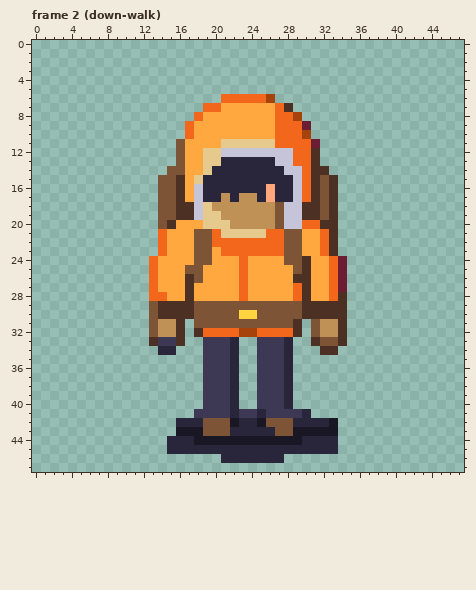
Two versions of one pixel-art file, art/companion-48/review-place/work/pawn-aseprite/pawn.aseprite. Above, as it was before the edit.
48x48 pixels, 28 frames. Shown: frame 2 (down-walk). The commit also changed other frames, which this record leaves out.
The result:
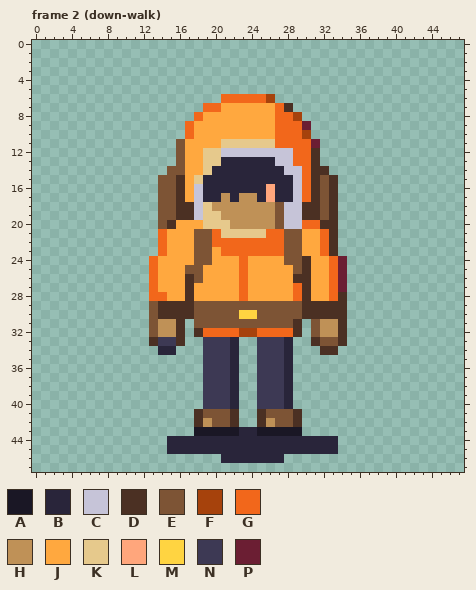
Palette (. is transparent): A #1a1725  B #29253a  C #c6c4d8  D #4b3023  E #7d5435  F #a6420c  G #f2671b  H #bf9157  J #ffa83f  K #e6c98c  L #ffa67c  M #ffd441  N #3d3954  P #6b1e33
Edits made:
--- frame 2 (down-walk)
@@ x 14..35 @@
 40 .....NNNB..NNNB.......
-41 ....NNNNBNNBNNNNB.....
-42 ..BBBEEEABBAEEEBBBBA..
-43 ..AAAEEEBBBBBEEAAAAA..
-44 .BBBAAAAAAAAAAAABBBB..
+41 ....DEEED..DEEED......
+42 ....DHEED..DHEED......
+43 ....AAAAABBAAAAA......
+44 .BBBBBBBBBBBBBBBBBBB..
 45 .BBBBBBBBBBBBBBBBBBB..
Changed places in both pictures, as pixel boxes (x1, y1, x2, y2):
changed: (176, 409, 338, 445)
